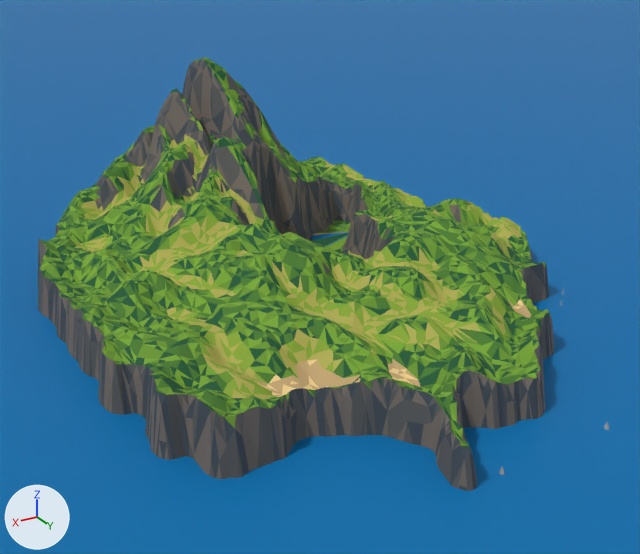
Two versions of the Blender file assets/island/jurassic_island.blend, one commit apart.
Both versions are drawn from a camera (50 mm lens) standing at (171.0, 313.0, 153.0) and looking at (-1.0, 27.0, 10.0). Lighting does not change. The marker at lower left points along +X, +Y and +Z. The first picture is the older version.

Names of what the first picture shows: 'IslandTerrain', 'Sea'.
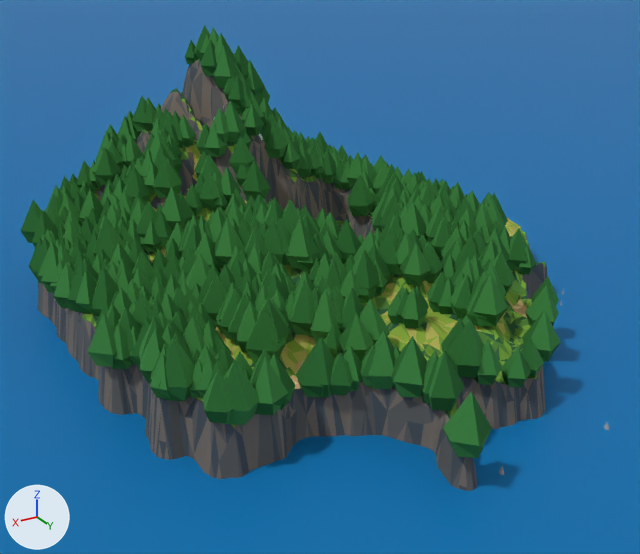
Commit message: feat: add island style2

Boxes (x1, y1, x2, y2) around the edits, measured in the pictures (640 x 554 px):
'Forest', added: after (21, 25, 561, 458)
    faces in mat_tree_a (dark green #2f6b33): (21, 25, 561, 457)
    faces in mat_tree_b (green #3e8140): (29, 26, 560, 458)
'IslandTerrain', unchanged, covered by the edit: before (38, 58, 554, 491); after (38, 59, 554, 491)

The change, as a list of edits to the scene's bpy script:
```text
Add mat_tree_a:
    mat_tree_a = principled_material('tree_a')
    mat_tree_a.base_color = (0.0284, 0.147, 0.0331)  # dark green #2f6b33
    mat_tree_a.roughness = 0.9
    mat_tree_a.specular_ior_level = 0.12
Add mat_tree_b:
    mat_tree_b = principled_material('tree_b')
    mat_tree_b.base_color = (0.0482, 0.22, 0.0513)  # green #3e8140
    mat_tree_b.roughness = 0.9
    mat_tree_b.specular_ior_level = 0.12
Add me_forest:
    me_forest.from_pydata(...)  # 9449 vertices, 12885 faces; spans x -89.0..107.0, y -134.0..162.0, z 11.0..99.0
    # faces by material slot: [6398, 6487]
    me_forest.materials.append(mat_tree_a)  # dark green #2f6b33
    me_forest.materials.append(mat_tree_b)  # green #3e8140
Add ob_forest:
    ob_forest = bpy.data.objects.new('Forest', me_forest)
    ob_forest.location = (0.0, 0.0, 0.0)
```
